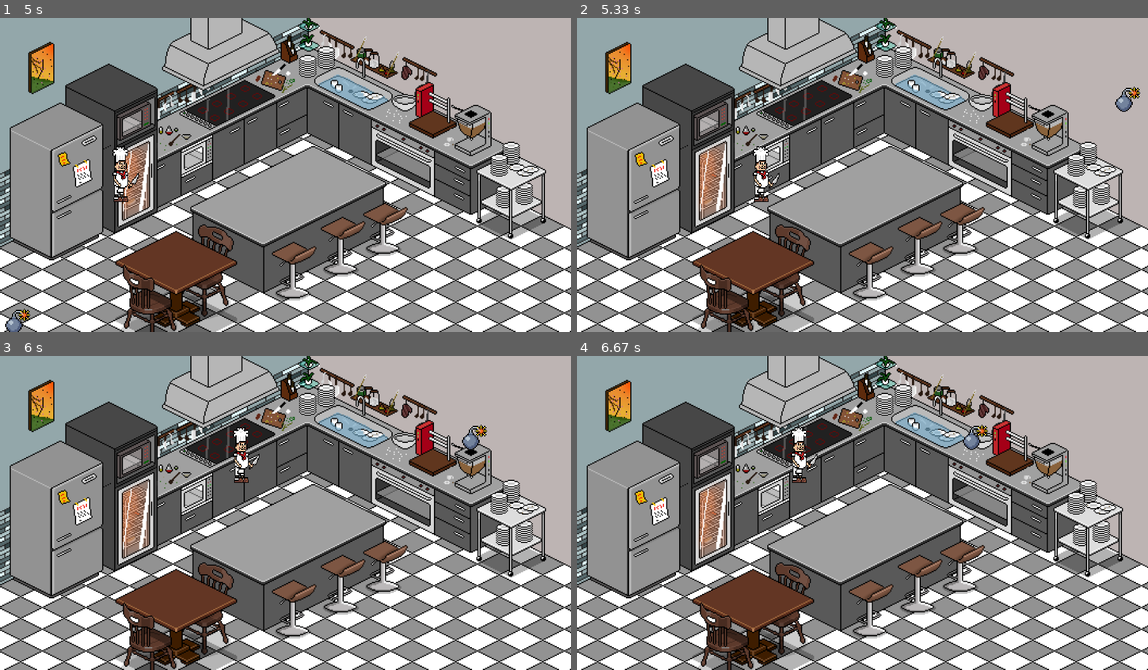
Above: before the commit, frames 1-4 (two rows, left to right).
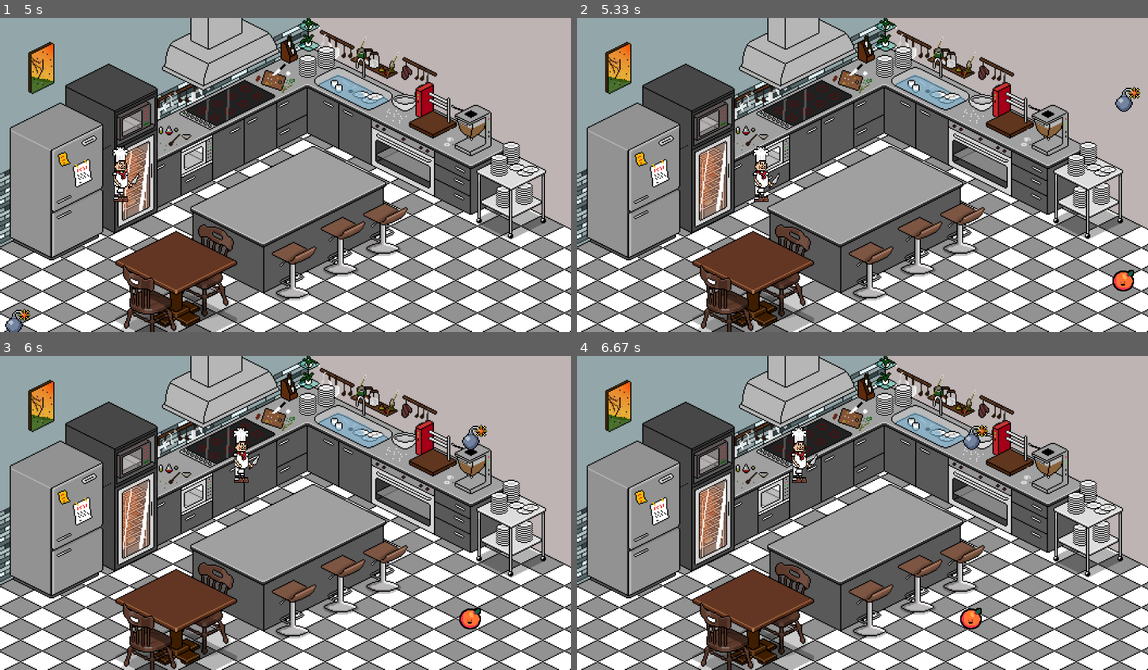
Above: after the commit, the same moments.

Repository: SkyesCodes/Pygame
Game: pygame game, started from main.py
Same seed, same stepped clock (60 frames per second), same inputs: the game is played once before the commit and once after it.
Inputs:
- Up to frame 1 (5 s): hold D 0.33-0.8 s; hold W 0.83-1.13 s; hold D 1.17-1.63 s; hold A 1.67-2.2 s; hold S 2.23-2.53 s; hold A 2.57-2.97 s; hold W 3-3.37 s; hold D 3.4-4.03 s; hold S 4.07-4.43 s; hold A 4.47-4.93 s; hold D from 4.97 s (still down)
- Up to frame 2 (5.33 s): keep holding D
- Up to frame 3 (6 s): release D at 5.43 s; hold W 5.47-5.77 s; hold D from 5.8 s (still down)
- Up to frame 4 (6.67 s): release D at 6.27 s; hold A from 6.3 s (still down)

Frame 1 is identical in both runs. In frame 2, 0.2% of the frame differs, in the area x 93-98%, y 80-88%; in frame 3, 0.2%; in frame 4, 0.2%.

Commit message:
added orange respawning

Diff:
--- a/main.py
+++ b/main.py
@@ -32,14 +32,14 @@
 bomb_x = 900
 bomb_y = randrange(HEIGHT)
 
-# def spawn_bomb(x,y):
-#     WIN.blit(BOMB_SPRITE, (x,y))
 
 
-def draw_window(chef_position, bomb_x, bomb_y):
+
+def draw_window(chef_position, bomb_x, bomb_y, fruit_x, fruit_y):
     WIN.blit(BG_IMAGE,(0,0))
     WIN.blit(CHEF_SPRITE, (chef_position.x, chef_position.y))
     WIN.blit(BOMB_SPRITE, (bomb_x, bomb_y))
+    WIN.blit(ORANGE_SPRITE, (fruit_x, fruit_y))
     pygame.display.update()
 
 def main():
@@ -47,7 +47,8 @@
     chef_position =pygame.Rect(100,200, CHEF_WIDTH, CHEF_HEIGHT)
     bomb_x = 900
     bomb_y = randrange(HEIGHT)
-
+    fruit_x = 900
+    fruit_y = 900
 
 
     clock = pygame.time.Clock()
@@ -73,8 +74,13 @@
             bomb_x = 900
             bomb_y = randrange(HEIGHT)
 
-        draw_window(chef_position, bomb_x, bomb_y)
-        # spawn_bomb(bomb_x, bomb_y)
+        fruit_x -= 3
+        if fruit_x <= 0:
+            fruit_x = 900
+            fruit_y = randrange(HEIGHT)
+
+        draw_window(chef_position, bomb_x, bomb_y, fruit_x, fruit_y)
+
 
     pygame.quit()
 
